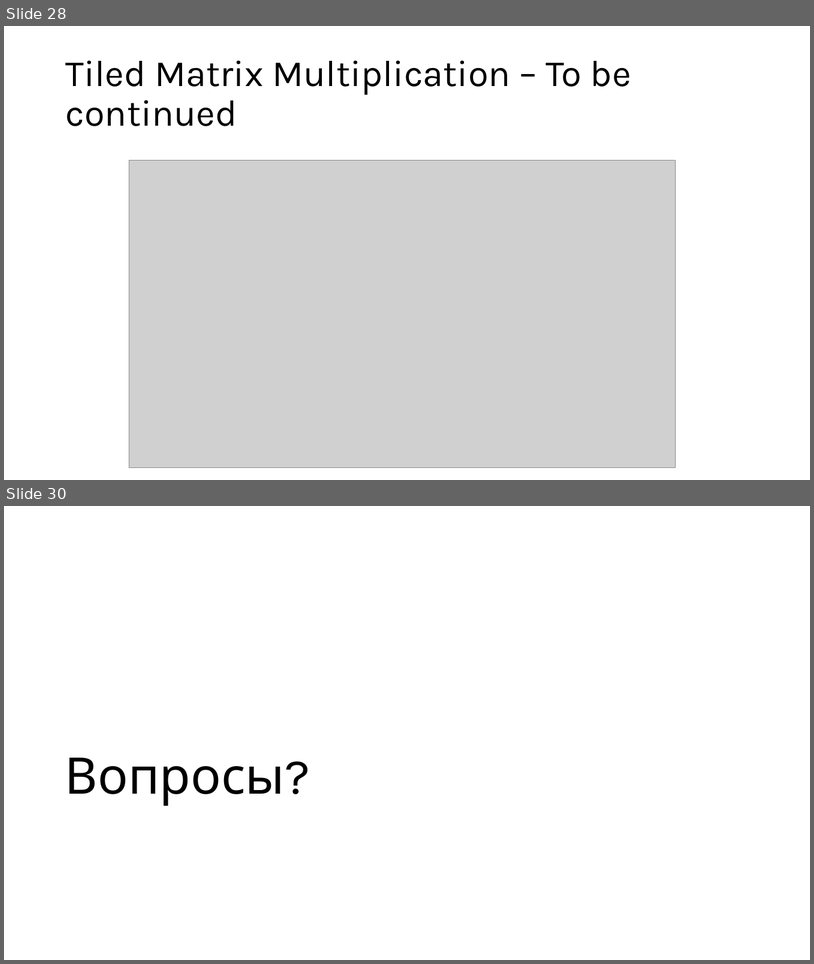
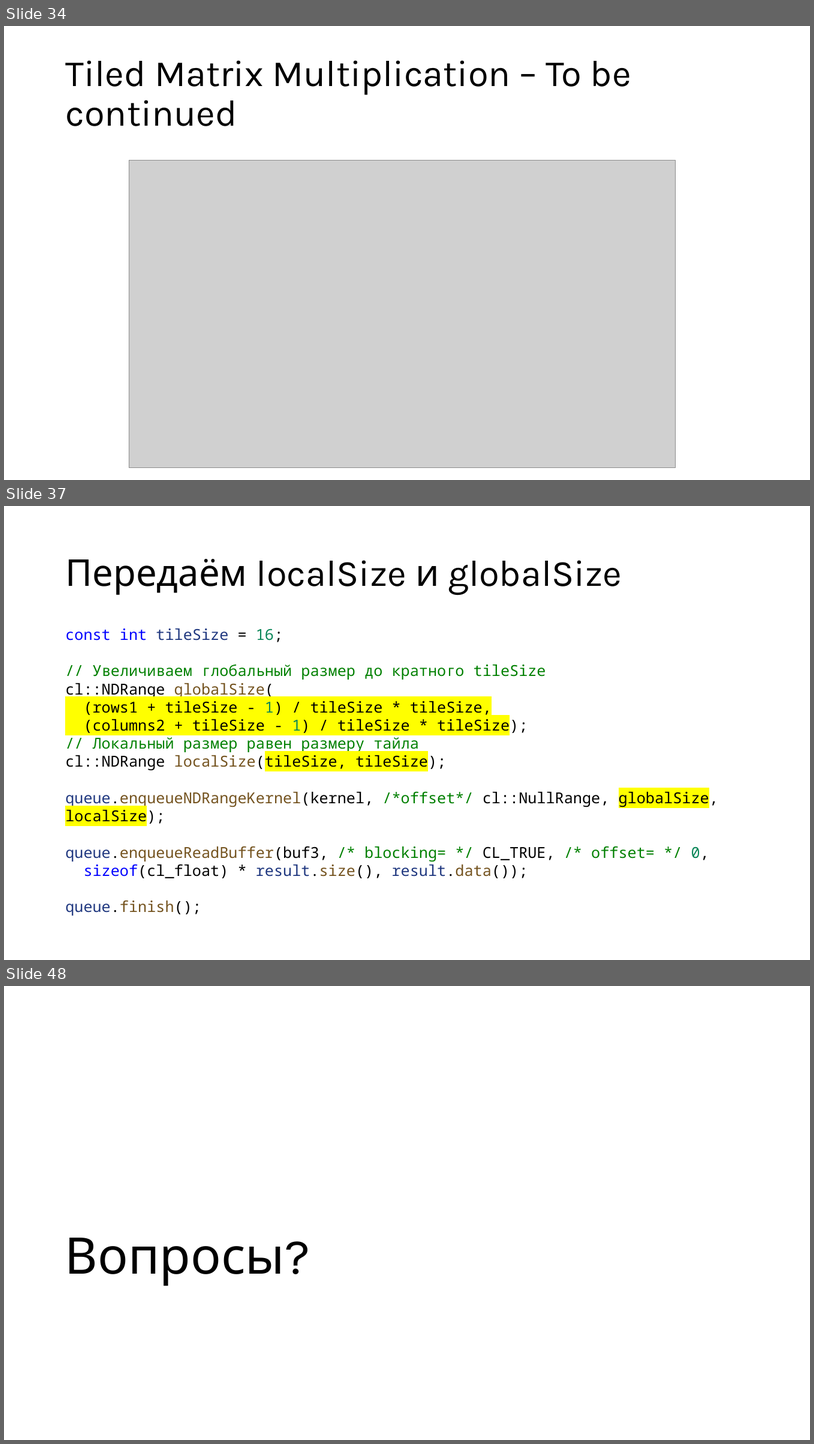
Before and after one commit to alexey-malov/pc, a slide deck: lectures/13/Open CL.pptx. Shown one above the other, each under a label of ours: slides 28 and 30 before the commit, slides 34, 37 and 48 after it; the slides between them are not shown. The pictures are 814x964 and 814x1444 pixels, drawn with LibreOffice and Linux fonts; fonts in the diff are those of the drawing; grey boxes stand for pictures. Boxes give left, top, right and bottom in pixels: in the first picture for what was removed or moved away, otherwise in the second. Text is boxed around its words. In the diff, an @@ line names an element or a change of style, - is before the commit and + after.

```diff
--- a/lectures/13/Open CL.pptx
+++ b/lectures/13/Open CL.pptx
@@ slide 37 added at (4, 506, 810, 960), background #FFFFFF @@
@@ title added at (65, 559, 622, 595), 44 pt, text #000000 @@
+Передаём localSize и globalSize
@@ text added at (65, 628, 719, 878), 18 pt, text #000000 @@
+const int tileSize = 16;
+// Увеличиваем глобальный размер до кратного tileSize
+cl::NDRange globalSize(
+(rows1 + tileSize - 1) / tileSize * tileSize,
+(columns2 + tileSize - 1) / tileSize * tileSize);
+// Локальный размер равен размеру тайла
+cl::NDRange localSize(tileSize, tileSize);
+queue.enqueueNDRangeKernel(kernel, /*offset*/ cl::NullRange, globalSize, localSize);
+queue.enqueueReadBuffer(buf3, /* blocking= */ CL_TRUE, /* offset= */ 0,
+sizeof(cl_float) * result.size(), result.data());
+queue.finish();
@@ what was slide 28 is now slide 34 @@
@@ what was slide 30 is now slide 48 @@
```
Also in this commit, not shown: 1 slide changed, 18 other slides added, 1 slide removed, 7 other files.
